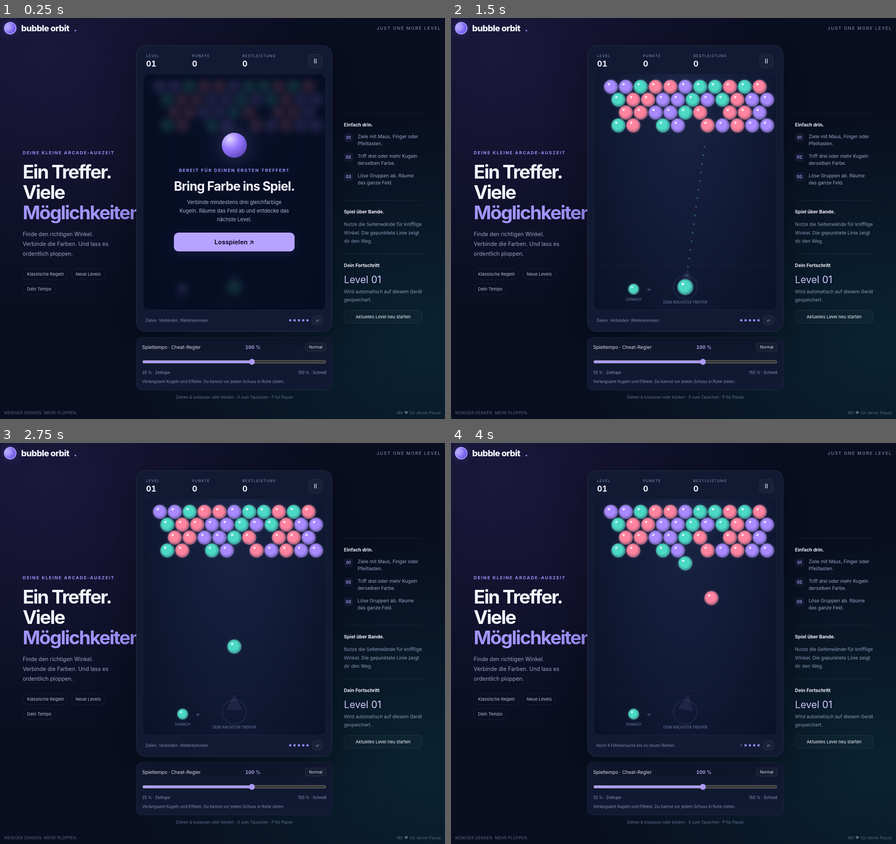
Above: before the commit, frames 1-4 (two rows, left to right).
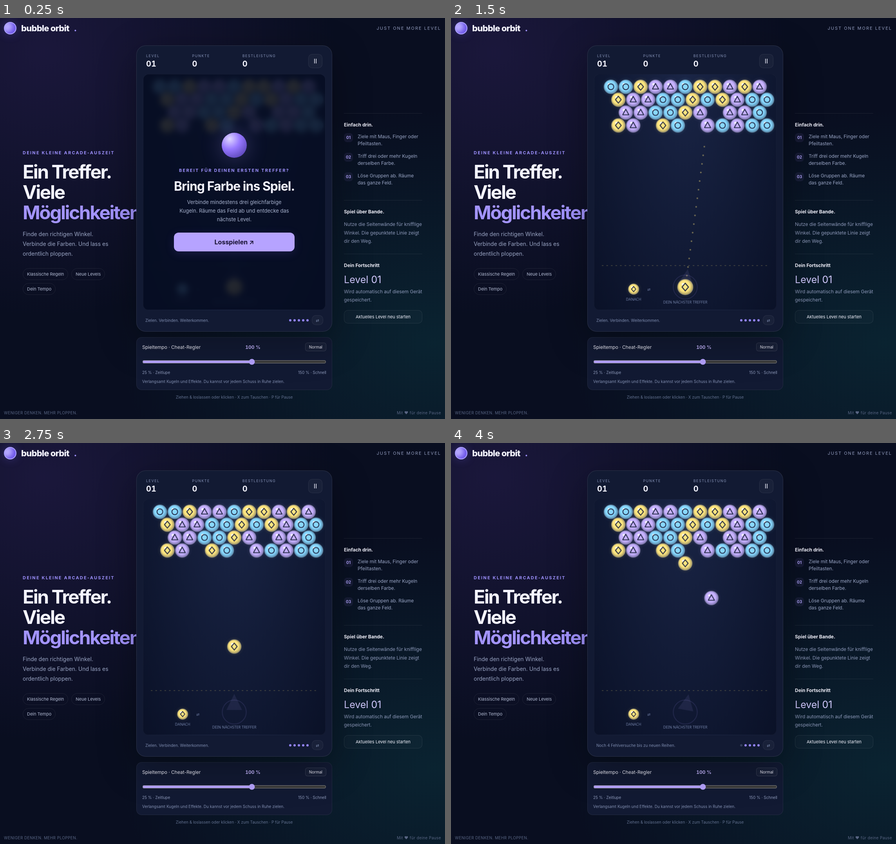
Above: after the commit, the same moments.

Repository: ottiauswien/Bubble
Game: browser game, page index.html
The game is run twice, just before and just after one commit, with the same random seed, the same clock (stepped at 60 frames per second) and the same inputs.
Inputs:
- Up to frame 1 (0.25 s): no input
- Up to frame 2 (1.5 s): click "Normal" at 0.27 s; click "Aktuelles Level neu starten" at 0.52 s; hold Right from 1.03 s (still down); tap X at 1.1 s
- Up to frame 3 (2.75 s): release Right at 1.53 s; hold Down 1.58-1.85 s; tap X at 1.6, 2.1, 2.6 s; hold Left 1.9-2.47 s; tap Space at 2.52 s; hold Up from 2.52 s (still down)
- Up to frame 4 (4 s): release Up at 2.82 s; hold Right 2.87-3.53 s; tap X at 3.1, 3.6 s; hold Up 3.58-3.82 s; hold Left from 3.87 s (still down)

The runs differ from the first frame. In frame 2, 3.7% of the frame differs, in the area x 33-73%, y 15-70%; in frame 3, 3.7%; in frame 4, 3.8%, in the area x 33-73%, y 15-69%.

Commit message:
Use bright bubble colors and unique high-contrast symbols

Diff:
--- a/game.js
+++ b/game.js
@@ -1,7 +1,8 @@
 'use strict';
 const canvas=document.getElementById('game'),ctx=canvas.getContext('2d'),$=id=>document.getElementById(id);
 const W=440,H=570,R=17,DX=36,DY=31.18,COLS=11,LEFT=40,TOP=30,LAUNCH={x:220,y:515},LIMIT=463;
-const colors=['#a98aff','#4cdac6','#ff849f','#ffcb6b','#6cafff','#f69358'];
+const colors=['#89d8ff','#ffe680','#c7b2ff','#f6f4ff','#ffbd75','#a8b9ff'];
+const symbols=['circle','diamond','triangle','plus','square','star'];
 let saved={};try{const data=JSON.parse(localStorage.getItem('bubble-orbit')||'{}');if(data&&typeof data==='object')saved=data}catch{}
 let level=Math.max(1,Math.min(999,Number(saved.level)||1)),best=Number(saved.best)||0,score=Number(saved.score)||0,unlocked=Number(saved.unlocked)||level;
 let grid=[],shot=null,particles=[],angle=-Math.PI/2,current=0,next=0,misses=0,state='intro',time=0,last=0,pointerDown=false,turn=0;
@@ -42,11 +43,13 @@
 function swap(){if(state==='playing'&&!shot)[current,next]=[next,current]}
 document.addEventListener('keydown',e=>{if(['INPUT','TEXTAREA','SELECT'].includes(e.target.tagName))return;if(e.target. …(418 unchanged characters)…
 $('action').onclick=()=>{if(state==='won'){level++;setup()}else if(state==='lost'){score=levelStartScore;setup()}play() …(231 unchanged characters)…
+// Dark vector symbols identify every bubble independently of its color.
+function bubbleSymbol(c,x,y,r,kind){const q=r*.41;c.save();c.translate(x,y);c.strokeStyle='#202741';c.fillStyle='#202741';c.lineWidth=Math.max(1.8,r*.12);c.lineJoin='round';c.lineCap='round';c.beginPath();switch(kind){case 'circle':c.arc(0,0,q,0,Math.PI*2);break;case 'diamond':c.moveTo(0,-q*1.2);c.lineTo(q,0);c.lineTo(0,q*1.2);c.lineTo(-q,0);c.closePath();break;case 'triangle':c.moveTo(0,-q*1.15);c.lineTo(q*1.08,q*.8);c.lineTo(-q*1.08,q*.8);c.closePath();break;case 'plus':c.moveTo(-q,0);c.lineTo(q,0);c.moveTo(0,-q);c.lineTo(0,q);break;case 'square':c.rect(-q*.8,-q*.8,q*1.6,q*1.6);break;case 'star':for(let i=0;i<10;i++){const a=-Math.PI/2+i*Math.PI/5,t=i%2?q*.48:q*1.12;if(i===0)c.moveTo(Math.cos(a)*t,Math.sin(a)*t);else c.lineTo(Math.cos(a)*t,Math.sin(a)*t)}c.closePath();break}c.stroke();c.restore()}
 // Cache the expensive gradients and glows; frames only composite small sprites.
-function orb(x,y,color,r=R){const key=color+':'+r;let cached …(584 unchanged characters)… ,mid-r*.4,r*.22,r*.12,-.5,0,7);c.fill();spriteCache.set(key,cached)}ctx.drawImage(cached,x-r-pad,y-r-pad,size,size)}
+function orb(x,y,color,r=R){const key=color+':'+r;let cached …(584 unchanged characters)… ,mid-r*.4,r*.22,r*.12,-.5,0,7);c.fill();bubbleSymbol(c,mid,mid,r,symbols[colors.indexOf(color)]);spriteCache.set(key,cached)}ctx.drawImage(cached,x-r-pad,y-r-pad,size,size)}
 function guide(){const key=angle+':'+revision+':'+current;if(key!==guideKey){guideKey=key;guidePoints=[];const occupied …(459 unchanged characters)…
 function update(dt){if(state!=='playing'&&state!=='clearing')return;dt*=speed;time+=dt;for(let p of particles){p.x+=p.v …(731 unchanged characters)…
-function draw(){ctx.clearRect(0,0,W,H);if(!backdrop){backdro …(163 unchanged characters)… c(x,y,.7,0,7);b.fill()}b.strokeStyle='#f18ba730';b.setLineDash([4,7]);b.beginPath();b.m …(997 unchanged characters)…
+function draw(){ctx.clearRect(0,0,W,H);if(!backdrop){backdro …(163 unchanged characters)… c(x,y,.7,0,7);b.fill()}b.strokeStyle='#ffe68066';b.setLineDash([4,7]);b.beginPath();b.m …(997 unchanged characters)…
 // Elapsed-time movement works on 30/60/120/144 Hz displays; substeps prevent tunnelling.
 function frame(now){const dt=last?Math.max(0,Math.min((now-last)/1000,.1)):0;last=now;update(dt);draw();requestAnimationFrame(frame)}
 setup();setSpeed(speed*100);requestAnimationFrame(frame);
